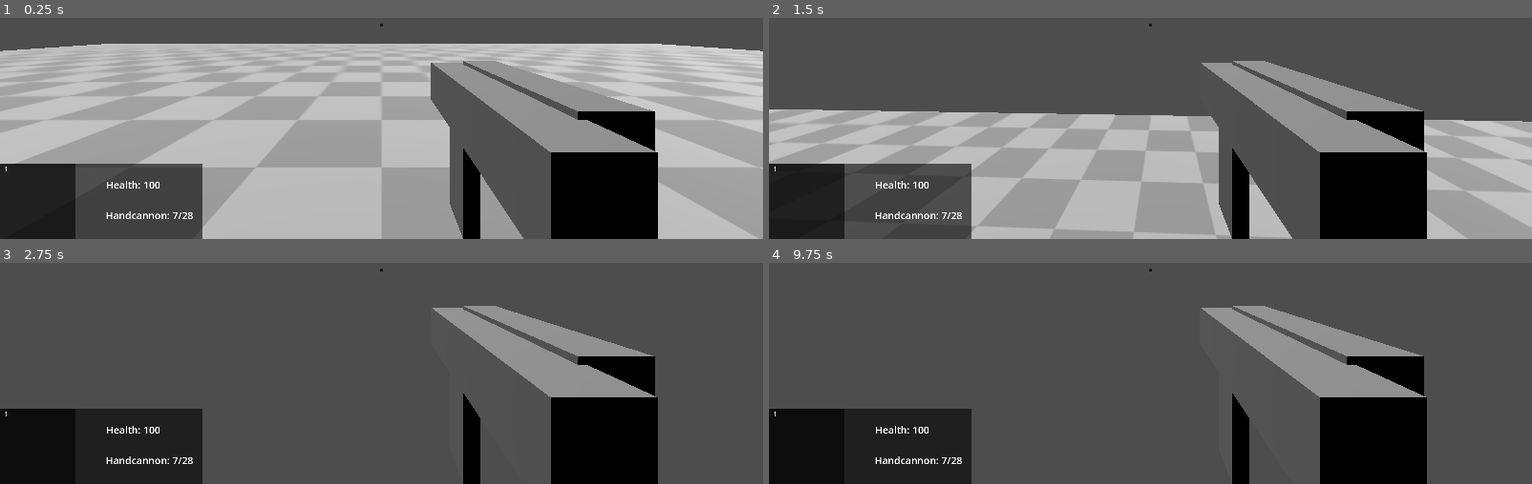
Above: before the commit, frames 1-4 (two rows, left to right).
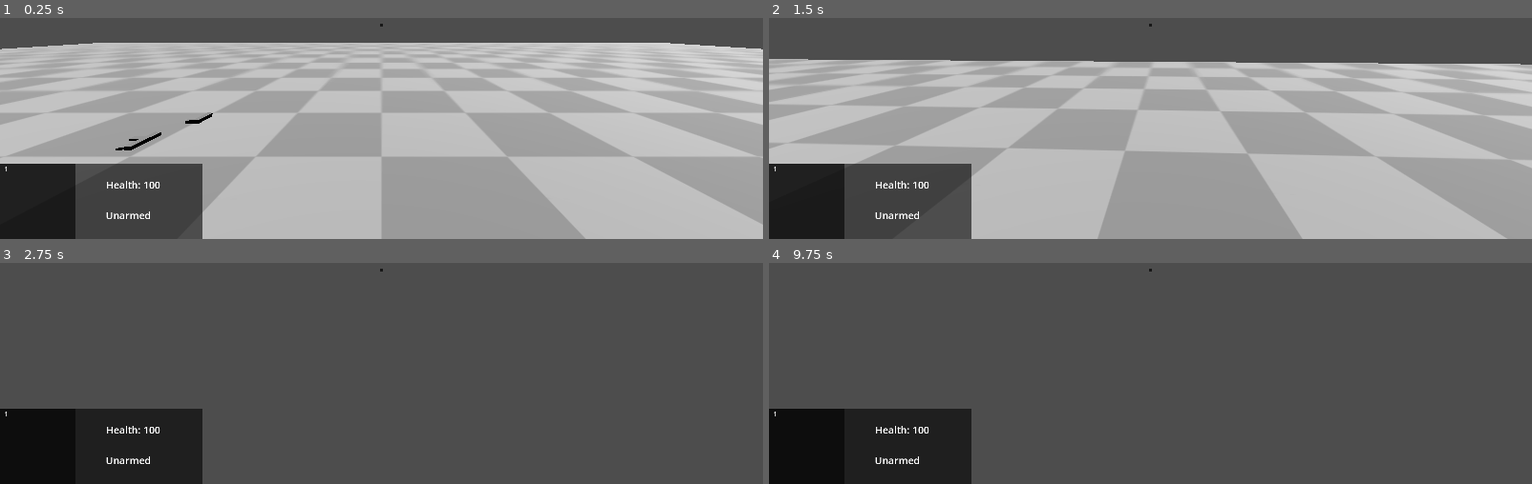
Above: after the commit, the same moments.

Repository: Robertsonl1/game_development_2024
Game: Godot game, scene res://scenes/main.tscn
Two runs of this game, one before a commit and one after it. Both use one fixed random seed, a clock stepped at 60 frames per second and the inputs below.
Inputs (mouse positions are in pixels of both pictures, inside the frame that each line leads up to):
- Up to frame 1 (0.25 s): no input
- Up to frame 2 (1.5 s): move the mouse to (1188, 22) at 0.52 s; hold W (forwards) from 0.53 s (still down); tap G (drop) at 0.6 s; tap Space (jump) at 0.77 s; tap 1 (empty) at 0.8, 1.35 s; move the mouse to (1112, 26) at 1.27 s
- Up to frame 3 (2.75 s): keep holding W (forwards); tap Space (jump) at 1.52 s; tap E (interact) at 1.55, 2.1 s; move the mouse to (outside the picture) at 2.02 s; tap 2 (primary) at 2.3 s
- Up to frame 4 (9.75 s): tap Enter at 2.75, 4.25, 5.75 s; move the mouse to (1142, 276) at 2.77 s; tap 2 (primary) at 2.85, 6.05, 8.1 s; tap Space (jump) at 3.02, 3.5, 3.77, 4.52, 5, 6.02, 6.5, 6.77, 7.52, 9.02 s; tap 3 (secondary) at 3.05, 3.6, 6.8, 8.85 s; move the mouse to (1203, 276) at 3.52 s; tap G (drop) at 3.8, 5.1, 7.55, 9.6 s; tap R (reload) at 4.15 s; move the mouse to (1089, 265) at 4.27 s; tap Ctrl (crouch) at 4.35 s; tap 1 (empty) at 4.55, 5.85, 8.3 s; move the mouse to (1158, 269) at 5.02 s; tap E (interact) at 5.3, 7.35, 9.05 s; move the mouse to (outside the picture) at 5.77 s; release W (forwards) at 5.78 s; hold D (right) 5.78-6.53 s; move the mouse to (1188, 267) at 6.52 s; hold W (forwards) 6.53-8.78 s; click (1188, 267) at 6.6 s; move the mouse to (1112, 271) at 7.27 s; move the mouse to (outside the picture) at 8.02 s; move the mouse to (1142, 276) at 8.77 s; hold A (left) 8.78-9.53 s; move the mouse to (1203, 276) at 9.52 s; hold W (forwards) from 9.53 s (still down)

The runs differ from the first frame. In frame 1, 31% of the frame differs, in the area x 0-100%, y 11-100%; in frame 2, 52%, in the area x 0-100%, y 18-100%; in frame 3, 13%; in frame 4, 13%.
Error before the commit: Parse Error: Invalid argument for "create()" function: argument 3 should be "int" but is "Array". (res://scenes/weapons/weapon_manager.gd:263)

Commit message:
Completed pickup & and drop

Diff:
--- a/game_development_2024-main/scenes/main.tscn
+++ b/game_development_2024-main/scenes/main.tscn
@@ -1,8 +1,10 @@
-[gd_scene load_steps=9 format=3 uid="uid://1hrlieyp85wi"]
+[gd_scene load_steps=11 format=3 uid="uid://1hrlieyp85wi"]
 
 [ext_resource type="Texture2D" uid="uid://yubb6ou4f7j4" path="res://data/textures/placeholder.png" id="1_ayfrv"]
 [ext_resource type="PackedScene" uid="uid://d2nxinnku83xw" path="res://scenes/player/player.tscn" id="1_gn6kh"]
 [ext_resource type="PackedScene" uid="uid://b5c2k5kofgpp7" path="res://scenes/weapons/ammopickup/ammo_pickup.tscn" id="3_hfh1v"]
+[ext_resource type="PackedScene" uid="uid://bpm0kxuo7brtr" path="res://scenes/weapons/armed/handcannon/handcannonpickup.tscn" id="4_shaoc"]
+[ext_resource type="PackedScene" uid="uid://dxy1jvkjx11ib" path="res://scenes/weapons/armed/assaultrifle/assault_riflepickup.tscn" id="5_s1fj1"]
 
 [sub_resource type="BoxShape3D" id="BoxShape3D_i7h4c"]
 size = Vector3(50, 1, 50)
@@ -74,3 +76,17 @@
 
 [node name="AmmoPickup" parent="." instance=ExtResource("3_hfh1v")]
 transform = Transform3D(1, 0, 0, 0, 1, 0, 0, 0, 1, 17.1681, 0.735694, -0.136473)
+
+[node name="Pickup" type="Node3D" parent="."]
+
+[node name="HandCannon2" parent="Pickup" instance=ExtResource("4_shaoc")]
+transform = Transform3D(0.0965581, 0.995327, 0, -0.995327, 0.0965581, 0, 0, 0, 1, -3.02723, 0.748816, -4.62299)
+
+[node name="HandCannon" parent="Pickup" instance=ExtResource("4_shaoc")]
+transform = Transform3D(-0.0107588, 0.665638, -0.746197, -0.999869, -0.016161, 0, -0.0120593, 0.746099, 0.665725, -2.29752, 1.5187, 3.74531)
+
+[node name="AssaultRifle" parent="Pickup" instance=ExtResource("5_s1fj1")]
+transform = Transform3D(0.00238209, -0.637769, -0.770224, 0.999993, 0.00373501, 0, 0.0028768, -0.770219, 0.637774, -2.12783, 1.60569, 4.11224)
+
+[node name="AssaultRifle2" parent="Pickup" instance=ExtResource("5_s1fj1")]
+transform = Transform3D(-0.0119901, 0.999928, 0, -0.999928, -0.0119901, 0, 0, 0, 1, -3.18192, 0.796402, -3.73677)
--- a/game_development_2024-main/scenes/player/player.gd
+++ b/game_development_2024-main/scenes/player/player.gd
@@ -124,6 +124,9 @@
 	if Input.is_action_just_pressed("drop"):
 		weapon_manager.drop_weapon()
 
+	# Pickup Weapon
+	weapon_manager.process_weapon_pickup()
+
 
 # To show/hide the cursor
 func window_activity():
--- a/game_development_2024-main/scenes/player/player.tscn
+++ b/game_development_2024-main/scenes/player/player.tscn
@@ -1,9 +1,7 @@
-[gd_scene load_steps=13 format=3 uid="uid://d2nxinnku83xw"]
+[gd_scene load_steps=11 format=3 uid="uid://d2nxinnku83xw"]
 
 [ext_resource type="Script" path="res://scenes/player/player.gd" id="1_hl7cn"]
 [ext_resource type="Script" path="res://scenes/weapons/weapon_manager.gd" id="2_3t5l0"]
-[ext_resource type="PackedScene" uid="uid://dp2532qasylyo" path="res://scenes/weapons/armed/handcannon/handcannon.tscn" id="2_24c3m"]
-[ext_resource type="PackedScene" uid="uid://b5ds11qrvkbyu" path="res://scenes/weapons/armed/assaultrifle/assault_rifle.tscn" id="3_1sxk0"]
 [ext_resource type="PackedScene" uid="uid://b64qfavu0pi1w" path="res://scenes/weapons/unarmed/unarmed.tscn" id="4_jfo8s"]
 [ext_resource type="PackedScene" uid="uid://bie5kfrux1mbo" path="res://scenes/ui/hud/hud.tscn" id="5_7jv1j"]
 
@@ -31,7 +29,7 @@
 
 [sub_resource type="Animation" id="Animation_t4w4k"]
 resource_name = "crouch"
-length = 0.05
+length = 0.1
 step = 0.05
 tracks/0/type = "value"
 tracks/0/imported = false
@@ -40,10 +38,10 @@
 tracks/0/interp = 1
 tracks/0/loop_wrap = true
 tracks/0/keys = {
-"times": PackedFloat32Array(0, 0.05),
+"times": PackedFloat32Array(0, 0.1),
 "transitions": PackedFloat32Array(1, 1),
 "update": 0,
-"values": [Vector3(0, 0.572963, 0), Vector3(0, -0.239929, 0)]
+"values": [Vector3(0, 0.572963, 0), Vector3(0, 0, 0)]
 }
 
 [sub_resource type="AnimationLibrary" id="AnimationLibrary_h0tpq"]
@@ -64,7 +62,6 @@
 shape = SubResource("CapsuleShape3D_54o6h")
 
 [node name="CrouchCollisionShape3D" type="CollisionShape3D" parent="."]
-transform = Transform3D(1, 0, 0, 0, 1, 0, 0, 0, 1, 0, -0.5, 0)
 shape = SubResource("CapsuleShape3D_lioq3")
 
 [node name="CrouchCast3D" type="RayCast3D" parent="."]
@@ -74,24 +71,12 @@
 transform = Transform3D(1, 0, 0, 0, 1, 0, 0, 0, 1, 0, 0.572963, 0)
 
 [node name="Camera3D" type="Camera3D" parent="Head"]
-transform = Transform3D(1, 0, 0, 0, 1, 0, 0, 0, 1, 0, 0.128561, 0)
 
 [node name="RayCast3D" type="RayCast3D" parent="Head/Camera3D"]
 target_position = Vector3(0, 0, -100)
 
 [node name="Hand" type="Node3D" parent="Head"]
 script = ExtResource("2_3t5l0")
-
-[node name="HandCannon" parent="Head/Hand" instance=ExtResource("2_24c3m")]
-transform = Transform3D(1, 0, 0, 0, 1, 0, 0, 0, 1, 0.224, -0.101, -0.354)
-ammo_in_mag = 7
-reserve_ammo = 21
-damage = 50
-
-[node name="AssaultRifle" parent="Head/Hand" instance=ExtResource("3_1sxk0")]
-transform = Transform3D(1, 0, 0, 0, 1, 0, 0, 0, 1, 0.158, -0.007, -0.437)
-ammo_in_mag = 30
-reserve_ammo = 120
 
 [node name="Unarmed" parent="Head/Hand" instance=ExtResource("4_jfo8s")]
 
--- a/game_development_2024-main/scenes/weapons/armed/armed.gd
+++ b/game_development_2024-main/scenes/weapons/armed/armed.gd
@@ -157,7 +157,7 @@
 func drop_weapon():
 	var pickup = Global.instantiate_node(weapon_pickup, global_transform.origin - player.global_transform.basis.z.normalized())
 	pickup.ammo_in_mag = ammo_in_mag
-	pickup.extra_ammo = reserve_ammo
+	pickup.reserve_ammo = reserve_ammo
 	pickup.mag_size = mag_size
 
 	queue_free()
--- a/game_development_2024-main/scenes/weapons/armed/assaultrifle/assault_rifle.tscn
+++ b/game_development_2024-main/scenes/weapons/armed/assaultrifle/assault_rifle.tscn
@@ -195,7 +195,7 @@
 [node name="AssaultRifle" type="Node3D"]
 script = ExtResource("1_6egdm")
 weapon_pickup = ExtResource("2_ei5gv")
-equip_pos = Vector3(0.158, -0.007, -0.437)
+equip_pos = Vector3(0.158, -0.2, -0.437)
 impact_effect = ExtResource("2_sl6ud")
 muzzle_flash_path = NodePath("Root/Anchor/Body/MuzzleFlash")
 weapon_name = "Assault Rifle"
--- a/game_development_2024-main/scenes/weapons/armed/assaultrifle/assault_riflepickup.tscn
+++ b/game_development_2024-main/scenes/weapons/armed/assaultrifle/assault_riflepickup.tscn
@@ -15,21 +15,23 @@
 size = Vector3(0.075, 0.283, 0.489)
 
 [node name="AssaultRifle" type="RigidBody3D"]
+collision_layer = 2
 script = ExtResource("1_k8d4m")
 weapon_name = "AssaultRifle"
+ammo_in_mag = 30
+reserve_ammo = 60
 
 [node name="MeshInstance3D3" type="MeshInstance3D" parent="."]
-transform = Transform3D(1, 0, 0, 0, 1, 0, 0, 0, 1, -0.0418379, -0.129683, -0.100811)
+transform = Transform3D(1, 0, 0, 0, 1, 0, 0, 0, 1, 0, -0.129683, -0.100811)
 mesh = SubResource("BoxMesh_6ane2")
 
 [node name="MeshInstance3D2" type="MeshInstance3D" parent="."]
-transform = Transform3D(1, 0, 0, 0, 0.896957, 0.442117, 0, -0.442117, 0.896957, -0.0418379, -0.0807101, 0.195126)
+transform = Transform3D(1, 0, 0, 0, 0.896957, 0.442117, 0, -0.442117, 0.896957, 0, -0.0807101, 0.195126)
 mesh = SubResource("BoxMesh_db04x")
 
 [node name="MeshInstance3D" type="MeshInstance3D" parent="."]
-transform = Transform3D(1, 0, 0, 0, 1, 0, 0, 0, 1, -0.0418379, 0, 0)
 mesh = SubResource("BoxMesh_250oj")
 
 [node name="CollisionShape3D" type="CollisionShape3D" parent="."]
-transform = Transform3D(1, 0, 0, 0, 1, 0, 0, 0, 1, -0.0418379, -0.0960588, 0.00531697)
+transform = Transform3D(1, 0, 0, 0, 1, 0, 0, 0, 1, 0, -0.0960588, 0.00531697)
 shape = SubResource("BoxShape3D_51g5y")
--- a/game_development_2024-main/scenes/weapons/armed/handcannon/handcannon.tscn
+++ b/game_development_2024-main/scenes/weapons/armed/handcannon/handcannon.tscn
@@ -192,12 +192,13 @@
 [node name="HandCannon" type="Node3D"]
 script = ExtResource("1_fn51r")
 weapon_pickup = ExtResource("2_2r5ar")
-equip_pos = Vector3(0.158, -0.007, -0.437)
+equip_pos = Vector3(0.158, -0.2, -0.437)
 impact_effect = ExtResource("2_jig4l")
 muzzle_flash_path = NodePath("Root/Anchor/Body/MuzzleFlash")
 weapon_name = "Hand Cannon"
 
 [node name="Root" type="Node3D" parent="."]
+transform = Transform3D(1, 0, 0, 0, 1, 0, 0, 0, 1, 0, -0.0506467, 0.11647)
 
 [node name="Anchor" type="Node3D" parent="Root"]
 transform = Transform3D(1, 0, 0, 0, 1, 0, 0, 0, 1, 0, 0, 0.5)
--- a/game_development_2024-main/scenes/weapons/armed/handcannon/handcannonpickup.tscn
+++ b/game_development_2024-main/scenes/weapons/armed/handcannon/handcannonpickup.tscn
@@ -12,21 +12,22 @@
 size = Vector3(0.072, 0.21, 0.385)
 
 [node name="HandCannon" type="RigidBody3D"]
+collision_layer = 2
 script = ExtResource("1_784mi")
 weapon_name = "HandCannon"
-ammo_in_mag = null
-extra_ammo = null
+ammo_in_mag = 7
+reserve_ammo = 21
 
 [node name="MeshInstance3D" type="MeshInstance3D" parent="."]
-transform = Transform3D(0.999999, 0, 0, 0, 1, 0, 0, 0, 1, -0.0370878, 0.106079, -0.100441)
+transform = Transform3D(0.999999, 0, 0, 0, 1, 0, 0, 0, 1, 0, 0.0637524, -0.00265445)
 mesh = SubResource("BoxMesh_00why")
 skeleton = NodePath("")
 
 [node name="MeshInstance3D2" type="MeshInstance3D" parent="."]
-transform = Transform3D(0.999999, 3.22608e-08, 2.01356e-09, -3.17664e-08, 0.969339, 0.24573, 5.97562e-09, -0.24573, 0.969339, -0.0370878, 0.0104121, 0.0444944)
+transform = Transform3D(0.999999, 3.22608e-08, 2.01356e-09, -3.17664e-08, 0.969339, 0.24573, 5.97562e-09, -0.24573, 0.969339, 0, -0.0319145, 0.142281)
 mesh = SubResource("BoxMesh_n23jv")
 skeleton = NodePath("")
 
 [node name="CollisionShape3D" type="CollisionShape3D" parent="."]
-transform = Transform3D(1, 0, 0, 0, 1, 0, 0, 0, 1, -0.0370878, 0.0419105, -0.0976461)
+transform = Transform3D(1, 0, 0, 0, 1, 0, 0, 0, 1, 0, -0.000416119, 0.000140447)
 shape = SubResource("BoxShape3D_2ol2n")
--- a/game_development_2024-main/scenes/weapons/weapon_manager.gd
+++ b/game_development_2024-main/scenes/weapons/weapon_manager.gd
@@ -32,14 +32,14 @@
 
 	weapons = {
 		"Empty" : $Unarmed,
-		"Primary" : $HandCannon,
-		"Secondary" : $AssaultRifle
+		"Primary" : null,
+		"Secondary" : null
 	}
 
 	# Initialize references for each weapons
 	for w in weapons:
-		if weapons[w] != null:
-			weapon_setup([w])
+		if is_instance_valid(weapons[w]):
+			weapon_setup(weapons[w])
 
 	# Set current weapon to unarmed
 	current_weapon = weapons["Empty"]
@@ -84,7 +84,7 @@
 		current_weapon.update_ammo() # Refresh
 		return
 
-	if weapons[new_weapon_slot] == null:
+	if is_instance_valid(weapons[new_weapon_slot]) == false:
 		return
 
 	current_weapon_slot = new_weapon_slot
@@ -94,7 +94,7 @@
 	update_weapon_index()
 
 	# Change Weapons
-	if current_weapon != null:
+	if is_instance_valid(current_weapon):
 		unequipped_weapon = false
 		current_weapon.unequip()
 
@@ -148,7 +148,7 @@
 
 # Ammo Pickup
 func add_ammo(amount):
-	if current_weapon == null || current_weapon.name == "Unarmed":
+	if is_instance_valid(current_weapon) == false || current_weapon . name == "Unarmed":
 		return false
 
 	current_weapon.update_ammo("add", amount)
@@ -171,7 +171,7 @@
 		# Initialize the new weapon references
 		weapon_setup(weapon)
 		weapon.ammo_in_mag = weapon_data["Ammo"]
-		weapon.extra_ammo = weapon_data["ExtraAmmo"]
+		weapon.reserve_ammo = weapon_data["ReserveAmmo"]
 		weapon.mag_size = weapon_data["MagSize"]
 		weapon.transform.origin = weapon.equip_pos
 
@@ -189,7 +189,7 @@
 		# Initialize the new weapon references
 		weapon_setup(weapon)
 		weapon.ammo_in_mag = weapon_data["Ammo"]
-		weapon.extra_ammo = weapon_data["ExtraAmmo"]
+		weapon.reserve_ammo = weapon_data["ReserveAmmo"]
 		weapon.mag_size = weapon_data["MagSize"]
 		weapon.transform.origin = weapon.equip_pos
 
@@ -229,14 +229,14 @@
 	# Then the weapon at the primary slot will be dropped and replaced with the new weapon
 	if current_weapon.name == "Unarmed":
 		weapons["Primary"].drop_weapon()
-		await get_tree().idle_frame
+		await get_tree().process_frame
 		add_weapon(weapon_data)
 
 
 	# If the weapon to be picked up and the current weapon are same
 	# Theb the ammo of the new weapon is added to the currently equipped weapon
 	elif current_weapon.weapon_name == weapon_data["Name"]:
-		add_ammo(weapon_data["Ammo"] + weapon_data["ExtraAmmo"])
+		add_ammo(weapon_data["Ammo"] + weapon_data["ReserveAmmo"])
 
 
 	# If we already have an equipped weapon, then we drop it
@@ -244,7 +244,7 @@
 	else:
 		drop_weapon()
 
-		await get_tree().idle_frame
+		await get_tree().process_frame
 		add_weapon(weapon_data)
 
 # Interaction Prompt
@@ -258,9 +258,9 @@
 # Searches for weapon pickups, and based on player input executes further tasks (will be called from player.gd)
 func process_weapon_pickup():
 	var from = global_transform.origin
-	var to = global_transform.origin - global_transform.basis.z.normalized() * 2.0
+	var to = global_transform.origin - global_transform.basis.z.normalized() * 6.0
 	var space_state = get_world_3d().direct_space_state
-	var query = PhysicsRayQueryParameters3D.create(from, to, [owner], 1)
+	var query = PhysicsRayQueryParameters3D.create(from, to, 2)
 	var collision = space_state.intersect_ray(query)
 
 	if collision:
@@ -274,8 +274,8 @@
 			if Input.is_action_just_pressed("interact"):
 				switch_weapon(weapon_data)
 				body.queue_free()
-		else:
-			hide_interaction_prompt()
+	else:
+		hide_interaction_prompt()
 
 
 # Update HUD
--- a/game_development_2024-main/scenes/weapons/weaponpickup.gd
+++ b/game_development_2024-main/scenes/weapons/weaponpickup.gd
@@ -4,7 +4,7 @@
 # Weapon parameters that will be transferred if this weapon is picked
 @export var weapon_name = "Weapon"
 @export var ammo_in_mag = 5
-@export var extra_ammo = 10
+@export var reserve_ammo = 10
 @onready var mag_size = ammo_in_mag
 
 
@@ -17,7 +17,7 @@
 	return{
 		"Name" : weapon_name,
 		"Ammo" : ammo_in_mag,
-		"ExtraAmmo" : extra_ammo,
+		"ReserveAmmo" : reserve_ammo,
 		"MagSize" : mag_size
 	}
 
